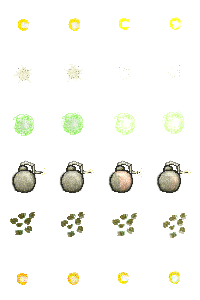
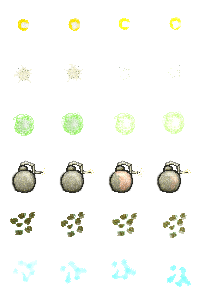
Revision of a layered 200×300 image; what changed, layer by layer:
painted on "projectile.png" over 13, 259, 191, 287
